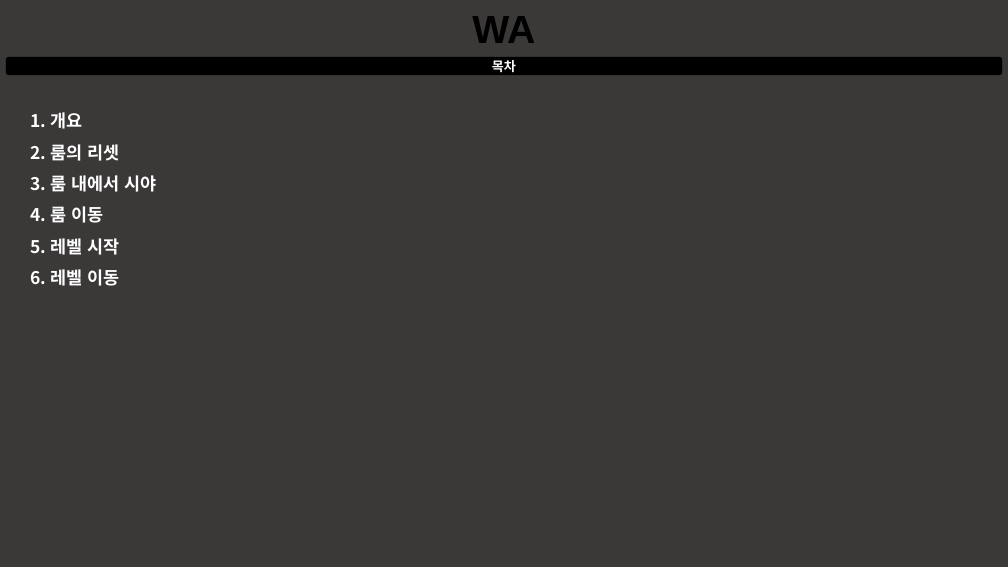
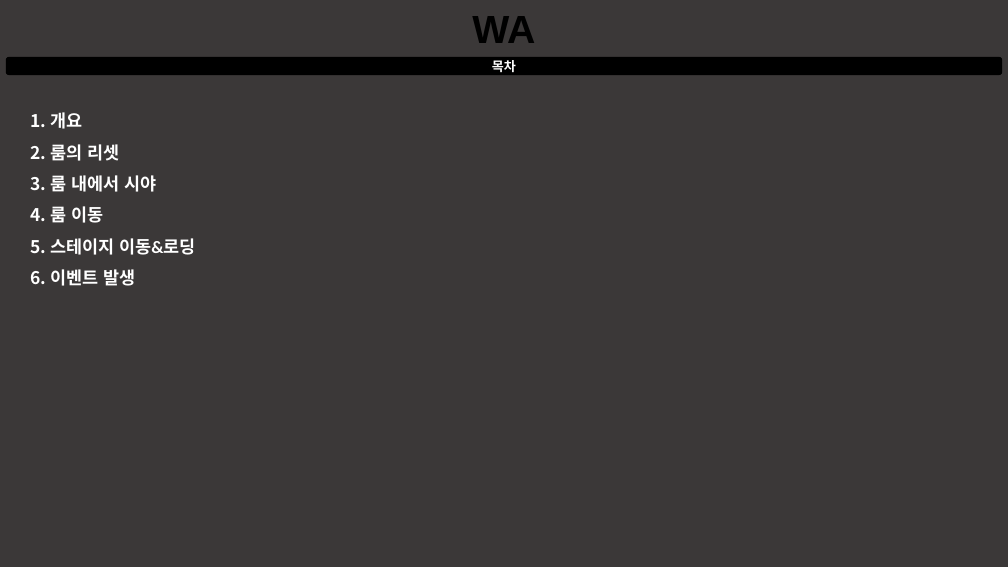
Before and after one commit to taeseongeom/WA, a slide deck: slide 2 of 기획서/신버전/룸 &레벨 관리 시스템.pptx. Drawn at 1008x567 pixels with LibreOffice and Linux fonts; fonts in the diff are those of the drawing. Boxes give left, top, right and bottom in pixels: in the first picture for what was removed or moved away, otherwise in the second. Text is boxed around its words. In the diff, an @@ line names an element or a change of style, - is before the commit and + after.

```diff
--- a/기획서/신버전/룸 &레벨 관리 시스템.pptx
+++ b/기획서/신버전/룸 &레벨 관리 시스템.pptx
@@ text at <box>50,238,195,286</box>: text changed @@
-5. 레벨 시작
-6. 레벨 이동
+5. 스테이지 이동&로딩
+6. 이벤트 발생
```
Also in this commit, not shown: 5 other slides changed, 2 slides added, 4 other files.
